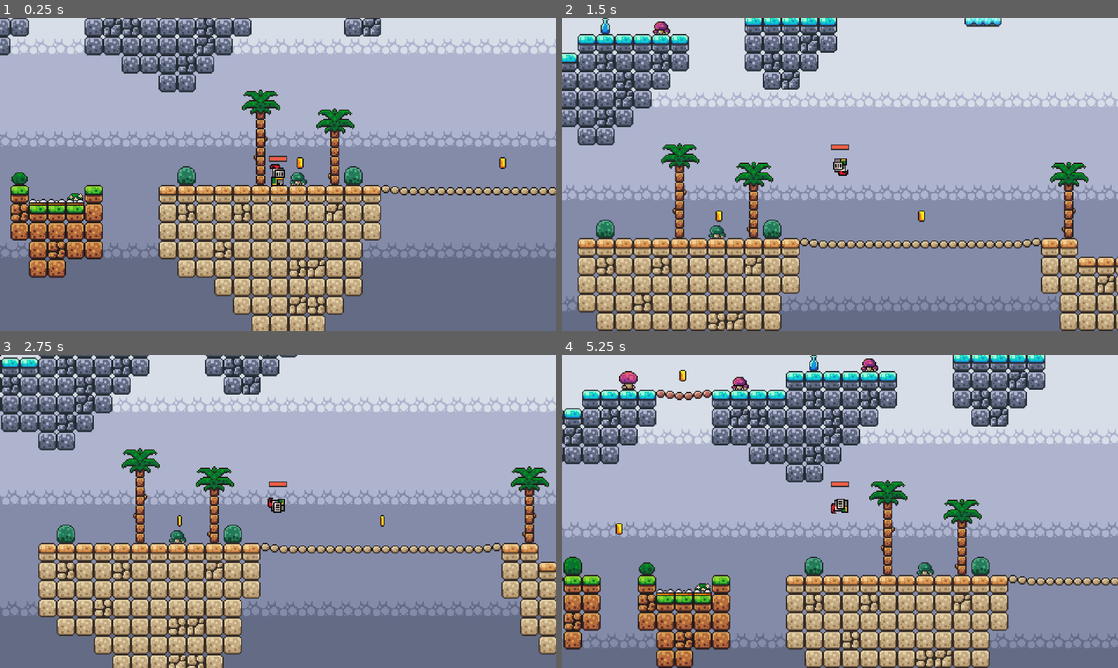
Above: before the commit, frames 1-4 (two rows, left to right).
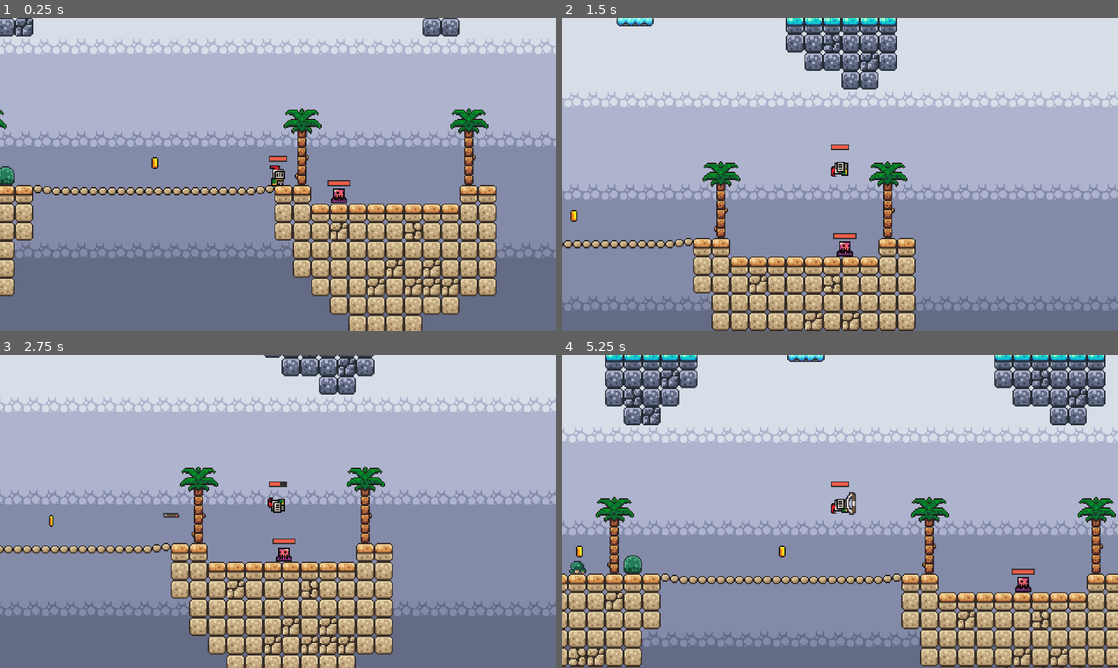
Above: after the commit, the same moments.

Repository: infi-defi/2d-platformer
Game: Godot game, scene res://scenes/game.tscn
The game is run twice, just before and just after one commit, with the same random seed, the same clock (stepped at 60 frames per second) and the same inputs.
Inputs (mouse positions are in pixels of both pictures, inside the frame that each line leads up to):
- Up to frame 1 (0.25 s): no input
- Up to frame 2 (1.5 s): move the mouse to (962, 158) at 0.52 s; hold D (move_right) from 0.53 s (still down); click (962, 158) at 0.6 s; tap Space (jump) at 0.77, 1.07 s; tap H (heal) at 0.8, 1.35 s; move the mouse to (728, 190) at 1.27 s
- Up to frame 3 (2.75 s): tap Space (jump) at 1.52, 1.82, 2.3 s; right-click (166, 527) at 1.55 s; move the mouse to (333, 442) at 2.02 s; release D (move_right) at 2.03 s; hold A (move_left) from 2.03 s (still down); right-click (333, 442) at 2.1 s
- Up to frame 4 (5.25 s): move the mouse to (812, 574) at 2.77 s; release A (move_left) at 2.78 s; hold D (move_right) 2.78-4.28 s; tap Space (jump) at 2.85, 3.02, 3.32, 3.77, 4.07, 4.52, 4.82 s; click (812, 574) at 3.05 s; move the mouse to (1006, 558) at 3.52 s; click (1006, 558) at 3.6 s; tap H (heal) at 3.8, 4.35 s; tap R (reset) at 4.15 s; move the mouse to (673, 464) at 4.27 s; hold A (move_left) 4.28-5.03 s; right-click (673, 464) at 4.55 s; move the mouse to (867, 511) at 5.02 s; hold D (move_right) from 5.03 s (still down); right-click (867, 511) at 5.1 s

The runs differ from the first frame. In frame 1, 39% of the frame differs, in the area x 0-100%, y 0-100%; in frame 2, 38%; in frame 3, 39%; in frame 4, 50%.

Commit message:
fixed cayotte jump not working with double jump, cleaned up player.gd, re-wrote wepons system and added ranged wepon for the player

Diff:
--- a/project.godot
+++ b/project.godot
@@ -67,6 +67,11 @@
 "events": [Object(InputEventKey,"resource_local_to_scene":false,"resource_name":"","device":-1,"window_id":0,"alt_pressed":false,"shift_pressed":false,"ctrl_pressed":false,"meta_pressed":false,"pressed":false,"keycode":0,"physical_keycode":72,"key_label":0,"unicode":104,"echo":false,"script":null)
 ]
 }
+shoot={
+"deadzone": 0.5,
+"events": [Object(InputEventMouseButton,"resource_local_to_scene":false,"resource_name":"","device":-1,"window_id":0,"alt_pressed":false,"shift_pressed":false,"ctrl_pressed":false,"meta_pressed":false,"button_mask":2,"position":Vector2(207, 21),"global_position":Vector2(211, 62),"factor":1.0,"button_index":2,"canceled":false,"pressed":true,"double_click":false,"script":null)
+]
+}
 
 [rendering]
 
--- /dev/null
+++ b/scenes/arrow.tscn
@@ -0,0 +1,26 @@
+[gd_scene load_steps=4 format=3 uid="uid://urv7g55wljju"]
+
+[ext_resource type="Script" path="res://scripts/arrow.gd" id="1_ic150"]
+[ext_resource type="Texture2D" uid="uid://d1oirmyvcq1vx" path="res://assets/sprites/weapons_.png" id="2_ncmq8"]
+
+[sub_resource type="RectangleShape2D" id="RectangleShape2D_p2lqm"]
+size = Vector2(14, 6)
+
+[node name="arrow" type="Area2D"]
+script = ExtResource("1_ic150")
+
+[node name="Sprite2D" type="Sprite2D" parent="."]
+rotation = 1.5708
+texture = ExtResource("2_ncmq8")
+hframes = 5
+frame = 4
+
+[node name="CollisionShape2D" type="CollisionShape2D" parent="."]
+shape = SubResource("RectangleShape2D_p2lqm")
+
+[node name="VisibleOnScreenEnabler2D" type="VisibleOnScreenEnabler2D" parent="."]
+position = Vector2(7.15256e-07, 0)
+scale = Vector2(0.7, 0.3)
+
+[connection signal="body_entered" from="." to="." method="_on_body_entered"]
+[connection signal="screen_exited" from="VisibleOnScreenEnabler2D" to="." method="_on_visible_on_screen_enabler_2d_screen_exited"]
--- a/scenes/game.tscn
+++ b/scenes/game.tscn
@@ -505,7 +505,7 @@
 layer_1/tile_data = PackedInt32Array(131072, 0, 0, 131073, 0, 0, 131074, 0, 0, 65539, 0, 0, 65540, 0, 0, 131071, 0, 0,  …(9593 unchanged characters)…
 
 [node name="player" parent="." instance=ExtResource("1_24cd3")]
-position = Vector2(531.04, 5.61298)
+position = Vector2(831.293, 9.20502)
 
 [node name="Camera2D2" type="Camera2D" parent="player"]
 zoom = Vector2(4, 4)
--- a/scenes/player.tscn
+++ b/scenes/player.tscn
@@ -1,12 +1,11 @@
-[gd_scene load_steps=37 format=3 uid="uid://cmhux5uhvfbm4"]
+[gd_scene load_steps=52 format=3 uid="uid://cmhux5uhvfbm4"]
 
 [ext_resource type="Script" path="res://scripts/player.gd" id="1_sawhh"]
 [ext_resource type="Texture2D" uid="uid://i3d5icmugre" path="res://assets/sprites/knight.png" id="1_twc6m"]
 [ext_resource type="PackedScene" uid="uid://c0esxe62k56x8" path="res://scenes/healthbar.tscn" id="4_7ngx2"]
-
-[sub_resource type="AtlasTexture" id="AtlasTexture_4w5rm"]
-atlas = ExtResource("1_twc6m")
-region = Rect2(192, 0, 32, 32)
+[ext_resource type="Script" path="res://scripts/wepons.gd" id="4_f2iqk"]
+[ext_resource type="Texture2D" uid="uid://d1oirmyvcq1vx" path="res://assets/sprites/weapons_.png" id="5_mq8nc"]
+[ext_resource type="Texture2D" uid="uid://c48iqs27ie1g0" path="res://assets/sprites/excalibur_.png" id="6_fksmu"]
 
 [sub_resource type="AtlasTexture" id="AtlasTexture_ofab5"]
 atlas = ExtResource("1_twc6m")
@@ -126,14 +125,6 @@
 
 [sub_resource type="SpriteFrames" id="SpriteFrames_x1xlw"]
 animations = [{
-"frames": [{
-"duration": 1.0,
-"texture": SubResource("AtlasTexture_4w5rm")
-}],
-"loop": true,
-"name": &"attack",
-"speed": 5.0
-}, {
 "frames": [{
 "duration": 1.8,
 "texture": SubResource("AtlasTexture_ofab5")
@@ -245,8 +236,121 @@
 [sub_resource type="CircleShape2D" id="CircleShape2D_dv5gx"]
 radius = 6.0208
 
+[sub_resource type="AtlasTexture" id="AtlasTexture_1tah1"]
+atlas = ExtResource("5_mq8nc")
+region = Rect2(12, 0, 12, 24)
+
+[sub_resource type="AtlasTexture" id="AtlasTexture_f16xp"]
+atlas = ExtResource("5_mq8nc")
+region = Rect2(49, 0, 7, 3)
+
+[sub_resource type="AtlasTexture" id="AtlasTexture_636mr"]
+atlas = ExtResource("5_mq8nc")
+region = Rect2(12, 0, 12, 24)
+
+[sub_resource type="AtlasTexture" id="AtlasTexture_0nco2"]
+atlas = ExtResource("5_mq8nc")
+region = Rect2(24, 0, 12, 24)
+
+[sub_resource type="AtlasTexture" id="AtlasTexture_r3r34"]
+atlas = ExtResource("5_mq8nc")
+region = Rect2(36, 0, 12, 24)
+
+[sub_resource type="SpriteFrames" id="SpriteFrames_wm56i"]
+animations = [{
+"frames": [{
+"duration": 1.0,
+"texture": SubResource("AtlasTexture_1tah1")
+}],
+"loop": true,
+"name": &"idle",
+"speed": 5.0
+}, {
+"frames": [{
+"duration": 1.0,
+"texture": SubResource("AtlasTexture_f16xp")
+}],
+"loop": true,
+"name": &"off",
+"speed": 5.0
+}, {
+"frames": [{
+"duration": 1.0,
+"texture": SubResource("AtlasTexture_636mr")
+}, {
+"duration": 1.0,
+"texture": SubResource("AtlasTexture_0nco2")
+}, {
+"duration": 1.0,
+"texture": SubResource("AtlasTexture_r3r34")
+}],
+"loop": true,
+"name": &"shoot",
+"speed": 4.0
+}]
+
+[sub_resource type="AtlasTexture" id="AtlasTexture_tikhh"]
+atlas = ExtResource("6_fksmu")
+region = Rect2(0, 96, 32, 32)
+
+[sub_resource type="AtlasTexture" id="AtlasTexture_iwoid"]
+atlas = ExtResource("6_fksmu")
+region = Rect2(32, 96, 32, 32)
+
+[sub_resource type="AtlasTexture" id="AtlasTexture_j6834"]
+atlas = ExtResource("6_fksmu")
+region = Rect2(64, 96, 32, 32)
+
+[sub_resource type="AtlasTexture" id="AtlasTexture_twgio"]
+atlas = ExtResource("6_fksmu")
+region = Rect2(96, 96, 32, 32)
+
+[sub_resource type="AtlasTexture" id="AtlasTexture_x2iqe"]
+atlas = ExtResource("6_fksmu")
+region = Rect2(0, 0, 32, 32)
+
+[sub_resource type="AtlasTexture" id="AtlasTexture_j8oiw"]
+atlas = ExtResource("6_fksmu")
+region = Rect2(64, 0, 32, 32)
+
+[sub_resource type="SpriteFrames" id="SpriteFrames_c2tfv"]
+animations = [{
+"frames": [{
+"duration": 1.0,
+"texture": SubResource("AtlasTexture_tikhh")
+}, {
+"duration": 1.0,
+"texture": SubResource("AtlasTexture_iwoid")
+}, {
+"duration": 1.0,
+"texture": SubResource("AtlasTexture_j6834")
+}, {
+"duration": 1.0,
+"texture": SubResource("AtlasTexture_twgio")
+}],
+"loop": false,
+"name": &"attack",
+"speed": 15.0
+}, {
+"frames": [{
+"duration": 1.0,
+"texture": SubResource("AtlasTexture_x2iqe")
+}],
+"loop": true,
+"name": &"idle",
+"speed": 5.0
+}, {
+"frames": [{
+"duration": 1.0,
+"texture": SubResource("AtlasTexture_j8oiw")
+}],
+"loop": true,
+"name": &"off",
+"speed": 5.0
+}]
+
 [sub_resource type="RectangleShape2D" id="RectangleShape2D_mv7ea"]
-size = Vector2(11, 5)
+size = Vector2(22, 8)
 
 [node name="player" type="CharacterBody2D"]
 z_index = 5
@@ -256,7 +360,7 @@
 [node name="AnimatedSprite2D" type="AnimatedSprite2D" parent="."]
 position = Vector2(0, -12)
 sprite_frames = SubResource("SpriteFrames_x1xlw")
-animation = &"attack"
+animation = &"death"
 
 [node name="CollisionShape2D" type="CollisionShape2D" parent="."]
 position = Vector2(0, -7)
@@ -265,15 +369,6 @@
 [node name="cayoteTimer" type="Timer" parent="."]
 wait_time = 0.15
 one_shot = true
-
-[node name="sword" type="Area2D" parent="."]
-
-[node name="CollisionShape2D" type="CollisionShape2D" parent="sword"]
-position = Vector2(10, -4.5)
-shape = SubResource("RectangleShape2D_mv7ea")
-
-[node name="Cooldown" type="Timer" parent="sword"]
-wait_time = 0.25
 
 [node name="camera test" type="Camera2D" parent="."]
 enabled = false
@@ -287,4 +382,25 @@
 offset_right = 7.0
 offset_bottom = -22.0
 
-[connection signal="timeout" from="sword/Cooldown" to="." method="_on_cooldown_timeout"]
+[node name="Marker2D" type="Marker2D" parent="."]
+position = Vector2(10, -7)
+script = ExtResource("4_f2iqk")
+
+[node name="bow" type="AnimatedSprite2D" parent="Marker2D"]
+sprite_frames = SubResource("SpriteFrames_wm56i")
+animation = &"off"
+
+[node name="sword" type="Area2D" parent="Marker2D"]
+position = Vector2(-10, 7)
+
+[node name="swordSprite" type="AnimatedSprite2D" parent="Marker2D/sword"]
+position = Vector2(22, -7)
+rotation = 1.5708
+sprite_frames = SubResource("SpriteFrames_c2tfv")
+animation = &"attack"
+frame = 3
+frame_progress = 1.0
+
+[node name="CollisionShape2D" type="CollisionShape2D" parent="Marker2D/sword"]
+position = Vector2(22, -7)
+shape = SubResource("RectangleShape2D_mv7ea")
--- /dev/null
+++ b/scripts/arrow.gd
@@ -0,0 +1,19 @@
+extends Area2D
+
+var speed = 300
+
+func _ready():
+	set_as_top_level(true)
+
+func _process(delta):
+	position += (Vector2.RIGHT * speed).rotated(rotation) * delta
+
+
+func _on_visible_on_screen_enabler_2d_screen_exited():
+	queue_free()
+
+
+func _on_body_entered(body):
+	if body.has_method("damage"):
+		body.damage(1)
+	queue_free()
--- a/scripts/player.gd
+++ b/scripts/player.gd
@@ -2,77 +2,97 @@
 
 @onready var cayote_timer = $cayoteTimer
 @onready var animated_sprite = $AnimatedSprite2D
-@onready var cooldown_timer = $sword/Cooldown
-@onready var sword_collision_shape = $sword/CollisionShape2D
 @onready var health_bar = $healthBar
+@onready var marker = $Marker2D
 
 const DEFAULT_SPEED = 130.0
 const JUMP_VELOCITY = -250.0
 const EXTRA_JUMPS = 1
 const MAX_HEALTH = 3
 
+# General vars
+var GRAVITY = ProjectSettings.get_setting("physics/2d/default_gravity")
 var health = MAX_HEALTH
-var attacking = false
 var dead = false
 var speed = DEFAULT_SPEED
 var jumps = EXTRA_JUMPS
 var last_direction = 1
-var gravity = ProjectSettings.get_setting("physics/2d/default_gravity")
+
+# Bow vars
+var bow_equiped = true
 
 func _ready():
 	health_bar.init_health(health)
 
 func _physics_process(delta):
 	if !is_on_floor():
-		velocity.y += gravity * delta
+		velocity.y += GRAVITY * delta
 
 	handle_movement_and_jump()
 	handle_animation()
 	handle_attack()
+	handle_move_and_slide()
 	die()
-	handle_move_and_slide()
 	handle_dev_tools()
-
 
 func handle_movement_and_jump():
 	var direction = Input.get_axis("move_left", "move_right")
-	last_direction = direction if direction != 0 else last_direction
+	if direction != 0:
+		last_direction = direction
+
 	velocity.x = direction * speed
 
-	if Input.is_action_just_pressed("jump") && !dead && (!cayote_timer.is_stopped() || jumps > 0):
-		velocity.y = JUMP_VELOCITY
-		jumps -= 1
+	# Handle jump logic
+	if Input.is_action_just_pressed("jump") and !dead:
+		if is_on_floor() or !cayote_timer.is_stopped(): # Coyote jump allowed
+			velocity.y = JUMP_VELOCITY
+			cayote_timer.stop()  # Disable coyote jump once used
+		elif jumps > 0: # Allow double jump
+			velocity.y = JUMP_VELOCITY
+			jumps -= 1
+
+	# Reset jumps if player is on the floor
 	if is_on_floor():
 		jumps = EXTRA_JUMPS
+		cayote_timer.stop()  # No need for coyote timing when on the floor
+
 
 func handle_animation():
-	if dead :
+	# Handle animations based on the player's state
+	if dead:
 		update_animation("death")
-	elif attacking:
-		update_animation("attack")
 	else:
 		animated_sprite.flip_h = last_direction < 0
-		sword_collision_shape.position.x = -10 if last_direction < 0 else 10
-		update_animation("idle" if is_on_floor() && velocity.x == 0 else "run" if is_on_floor() else "jump")
+		var animation_name = "idle" if is_on_floor() and velocity.x == 0 else "run" if is_on_floor() else "jump"
+		update_animation(animation_name)
 
-func update_animation(animation_name: String):
+func update_animation(animation_name):
 	if animated_sprite.animation != animation_name:
 		animated_sprite.play(animation_name)
 
 func handle_attack():
-	if Input.is_action_just_pressed("attack") && !dead && !attacking:
-		attacking = true
-		for area in $sword.get_overlapping_areas():
-			print(get_parent().name)
-			if area.get_parent().has_method("damage"):
-				area.get_parent().damage()
-		cooldown_timer.start()
+	# Position and rotation of Marker2D based on last direction
+	marker.position.x = 10 if last_direction > 0 else -10
+	marker.rotation = deg_to_rad(0) if last_direction > 0 else deg_to_rad(180)
 
-func _on_cooldown_timeout():
-	attacking = false
+	if dead:
+		marker.lastUsed(0)
+		return
+
+	# Prevent attacking while another action is in progress
+	if marker.attacking:
+		return
+
+	# Handle attack inputs
+	if Input.is_action_just_pressed("attack"):
+		marker.attack()
+		marker.lastUsed(1)
+	elif Input.is_action_just_pressed("shoot") and bow_equiped:
+		marker.shoot()
+		marker.lastUsed(2)
 
 func die():
-	if health <= 0:
+	if health <= 0 and !dead:
 		dead = true
 		speed = 0
 		velocity.x = 0
@@ -82,21 +102,20 @@
 	health_bar.health = health
 
 func heal(amount):
-	health += amount
+	health = min(health + amount, MAX_HEALTH)
 	health_bar.health = health
 
 func handle_move_and_slide():
+	# Move and handle coyote timer for jumping
 	var was_on_floor = is_on_floor()
 	move_and_slide()
-
-	if was_on_floor && !is_on_floor():
+	if was_on_floor and !is_on_floor():
 		cayote_timer.start()
 
 func handle_dev_tools():
+	# Developer tool shortcuts
 	if Input.is_action_just_pressed("reset"):
-		print("reload")
 		Engine.time_scale = 1
 		get_tree().reload_current_scene()
-	if Input.is_action_just_pressed("heal"):
-		health = MAX_HEALTH
-		health_bar.health = health
+	elif Input.is_action_just_pressed("heal"):
+		heal(MAX_HEALTH)
--- a/scripts/slime.gd
+++ b/scripts/slime.gd
@@ -48,10 +48,10 @@
 		velocity.x = direction * SPEED
 
 # Handles character damage.
-func damage():
+func damage(amount):
 	if not damaged:  # Prevent multiple damage processing.
 		damaged = true
-		health -= 1
+		health -= amount
 		health_bar.health = health
 		play_damage_animation()
 		timer.start()
--- /dev/null
+++ b/scripts/wepons.gd
@@ -0,0 +1,86 @@
+extends Marker2D
+
+@onready var bow = $bow
+@onready var sword_sprite = $sword/swordSprite
+@onready var sword = $sword
+@onready var sword_collision_shape = $sword/CollisionShape2D
+
+var arrow = preload("res://scenes/arrow.tscn")
+var attacking = false
+var action_state = 0 # 0 = idle, 1 = sword, 2 = bow
+
+# Called when the node enters the scene tree for the first time.
+func _ready():
+	pass
+
+# Called every frame. 'delta' is the elapsed time since the previous frame.
+func _process(delta):
+	match action_state:
+		0:
+			# Both idle
+			bow.play("off")
+			sword_sprite.play("off")
+		1:
+			# Sword active, bow idle
+			bow.play("off")
+			if !attacking:
+				sword_sprite.play("idle")
+		2:
+			# Bow active, sword idle
+			sword_sprite.play("off")
+			if !attacking:
+				bow.play("idle")
+
+	# Sync position/rotation of weapons with player
+	bow.global_position = global_position
+	bow.global_rotation = global_rotation
+	sword_collision_shape.position.x = 22 if deg_to_rad(global_rotation) > -1 else -22
+	if !attacking:
+		sword_sprite.global_rotation = 0
+		sword_sprite.global_position = global_position
+
+func shoot():
+	if attacking:
+		return # Prevent shooting if currently attacking with the sword
+
+	attacking = true
+	action_state = 2 # Set state to bow action
+	bow.play("shoot")
+
+	await get_tree().create_timer(0.7).timeout
+
+	# Create and fire the arrow
+	var arrow_instance = arrow.instantiate()
+	arrow_instance.rotation = global_rotation
+	arrow_instance.global_position = global_position
+	add_child(arrow_instance)
+
+	attacking = false
+	action_state = 0 # Return to idle state
+
+func attack():
+	if attacking:
+		return # Prevent attacking if currently shooting the bow
+
+	attacking = true
+	action_state = 1 # Set state to sword action
+
+	# Set sword rotation and position
+	sword_sprite.global_rotation = deg_to_rad(90) if rad_to_deg(global_rotation) == 0 else deg_to_rad(270)
+	sword_sprite.global_position.x = global_position.x + 12 if position.x > 0 else global_position.x - 12
+
+	# Play attack animation
+	sword_sprite.play("attack")
+
+	# Deal damage to any overlapping areas
+	for area in sword.get_overlapping_areas():
+		if area.get_parent().has_method("damage"):
+			area.get_parent().damage(1)
+
+	await get_tree().create_timer(0.25).timeout
+
+	attacking = false
+	action_state = 0 # Return to idle state
+
+func lastUsed(x):
+	action_state = x
Binary file added: assets/sprites/excalibur_.png
Not shown, added: assets/sprites/excalibur_.png.import
Binary file added: assets/sprites/weapons_.png
Not shown, added: assets/sprites/weapons_.png.import
Not shown, changed: README.md
